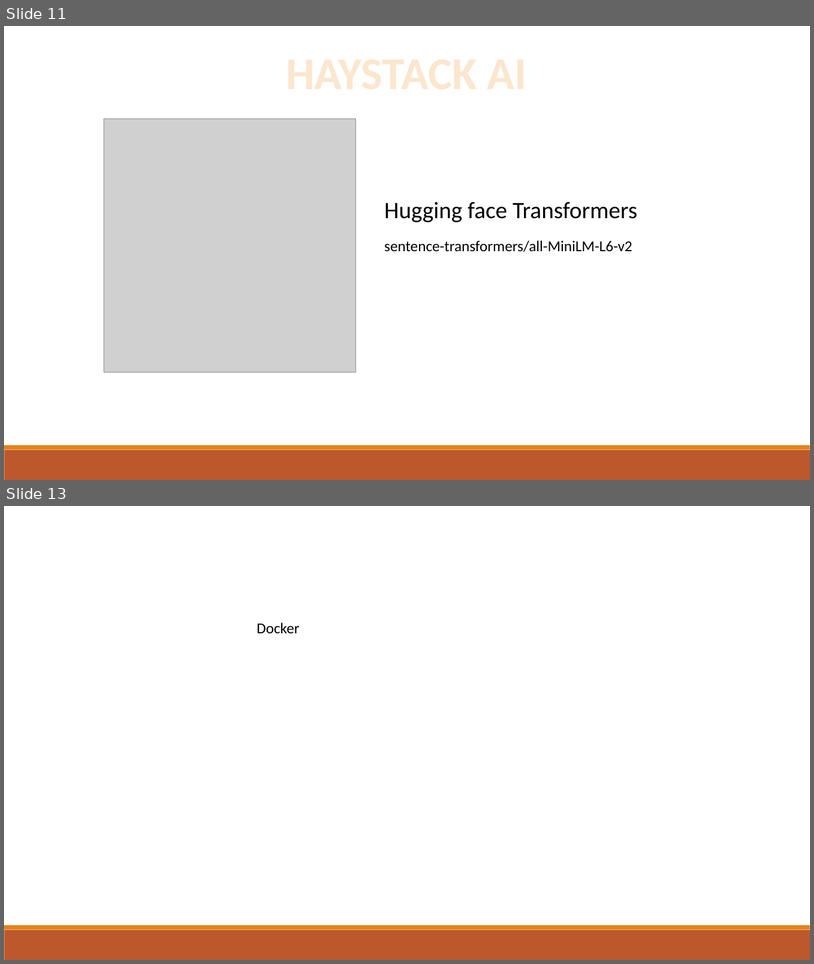
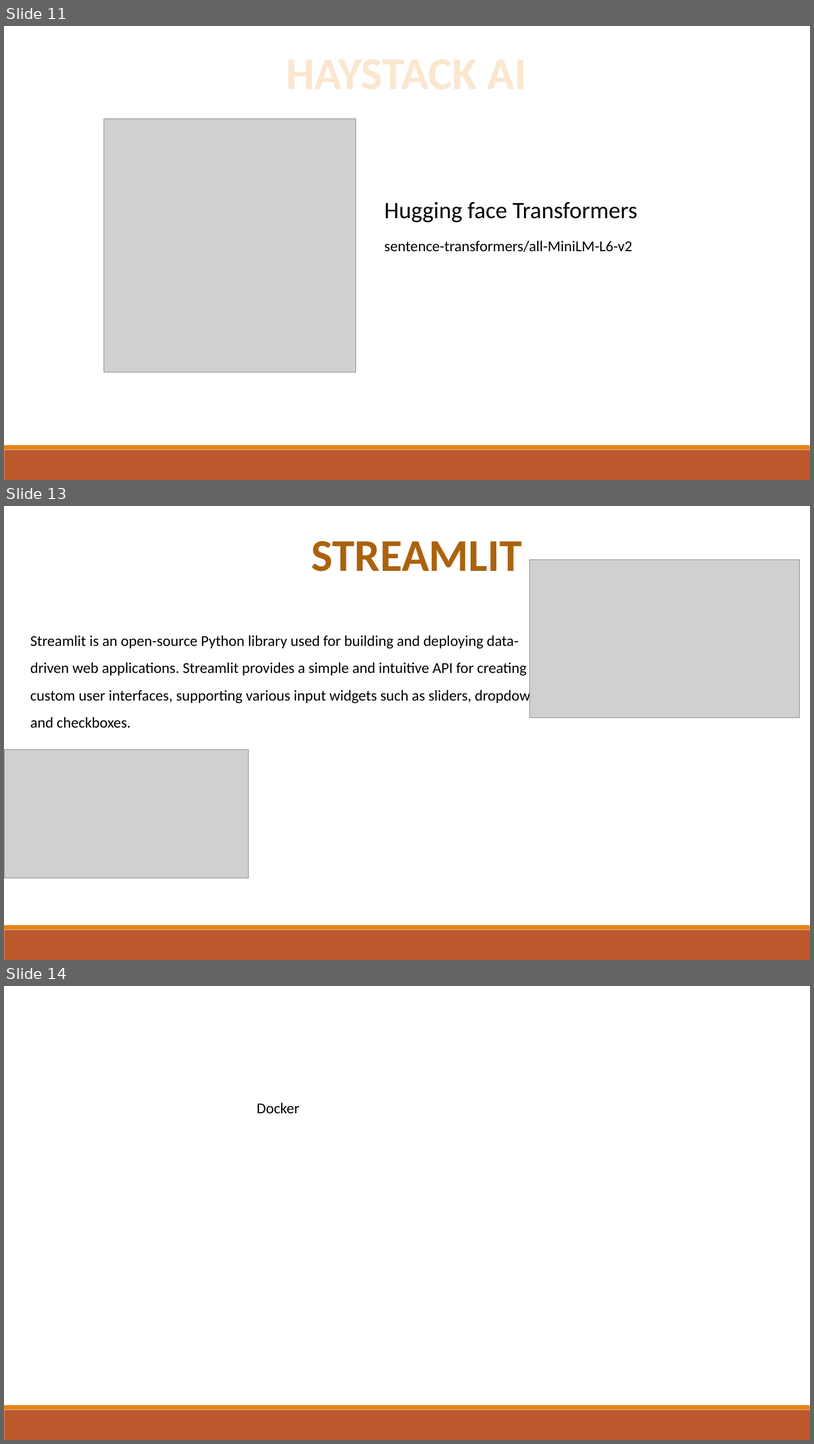
Before and after one commit to DevershiV/Major-Project, a slide deck: AI bot.pptx. Shown one above the other, each under a label of ours: slides 11 and 13 before the commit, slides 11, 13 and 14 after it; the slides between them are not shown. The pictures are 814x964 and 814x1444 pixels, drawn with LibreOffice and Linux fonts; fonts in the diff are those of the drawing; grey boxes stand for pictures. Boxes give left, top, right and bottom in pixels: in the first picture for what was removed or moved away, otherwise in the second. Text is boxed around its words. In the diff, an @@ line names an element or a change of style, - is before the commit and + after.

```diff
--- a/AI bot.pptx
+++ b/AI bot.pptx
@@ slide 13 added at [4,506,810,960], background #FFFFFF; not listed: 2 template elements that a slide beside it also shows @@
@@ text added at [311,541,522,571], 54 pt, text #AB620D, bold @@
+STREAMLIT
@@ picture added at [530,560,800,718] @@
@@ text added at [30,635,548,727], 18 pt, text #000000 @@
+Streamlit is an open-source Python library used for building and deploying data-driven web applications. Streamlit provides a simple and intuitive API for creating custom user interfaces, supporting various input widgets such as sliders, dropdowns, and checkboxes.
@@ picture added at [4,749,249,877] @@
@@ what was slide 13 is now slide 14 @@
```
Also in this commit, not shown: 2 slides changed, 7 other slides added, 7 slides removed, 1 other file.
